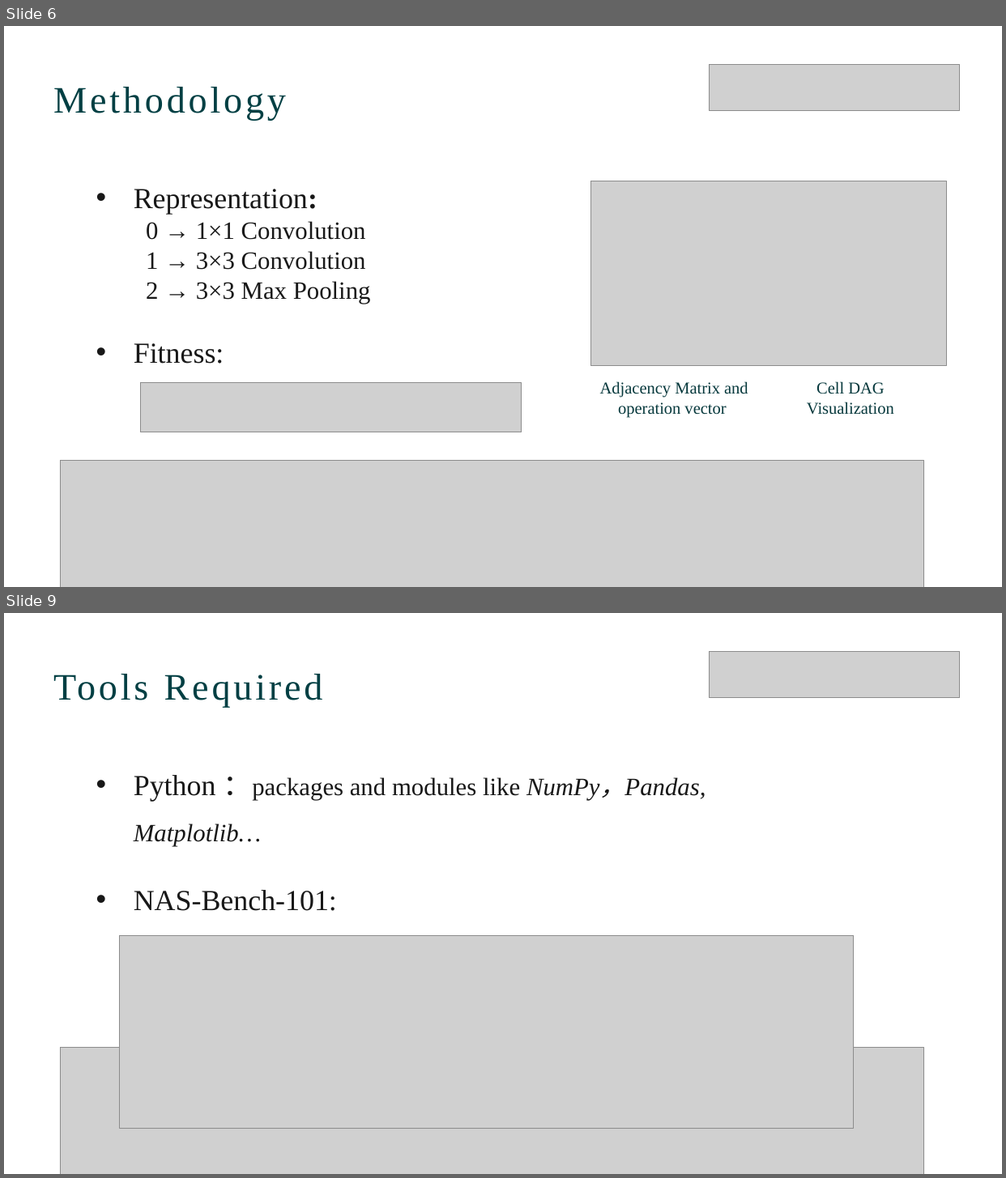
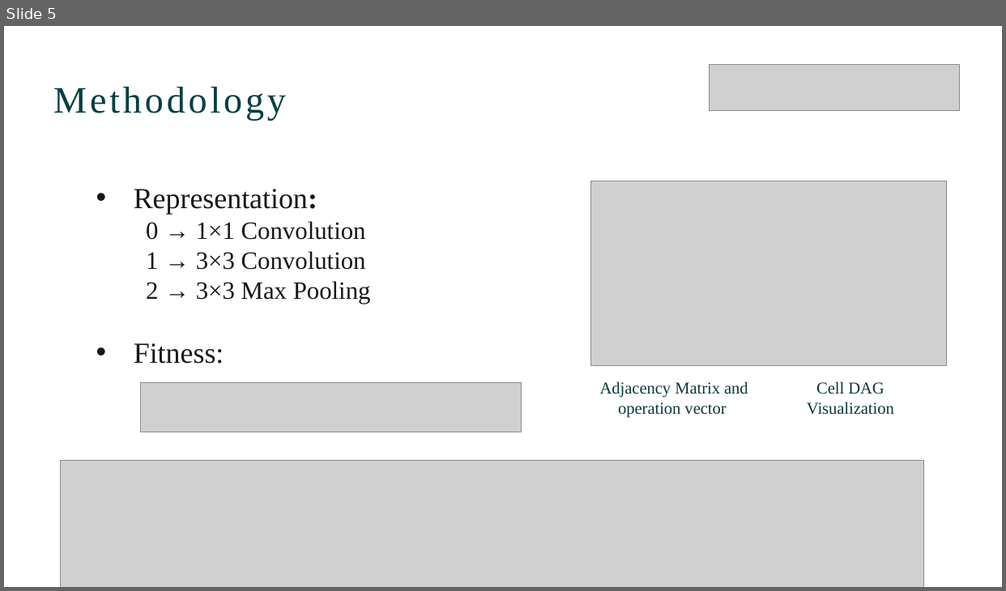
Before and after one commit to chenyicc/fxx_project, a slide deck: nasbench-master/第8组_中期.pptx. Shown one above the other, each under a label of ours: slides 6 and 9 before the commit, slide 5 after it; the slides between them are not shown. The pictures are 1006x1178 and 1006x591 pixels, drawn with LibreOffice and Linux fonts; fonts in the diff are those of the drawing; grey boxes stand for pictures; background and template pictures are left out. Boxes give left, top, right and bottom in pixels: in the first picture for what was removed or moved away, otherwise in the second. Text is boxed around its words. In the diff, an @@ line names an element or a change of style, - is before the commit and + after.

```diff
--- a/nasbench-master/第8组_中期.pptx
+++ b/nasbench-master/第8组_中期.pptx
@@ slide 9 removed at <box>4,613,1002,1174</box>, background #FFFFFF @@
@@ picture removed at <box>710,651,960,697</box> @@
@@ text removed at <box>53,674,323,707</box> @@
-Tools Required
@@ text removed at <box>134,775,705,911</box> @@
-• Python ：packages and modules like NumPy，Pandas, Matplotlib…
-• NAS-Bench-101:
@@ picture removed at <box>119,935,854,1129</box> @@
@@ picture removed at <box>60,1048,924,1174</box> @@
@@ what was slide 6 is now slide 5 @@
```
Also in this commit, not shown: 5 slides changed, 3 slides added, 4 other slides removed.
